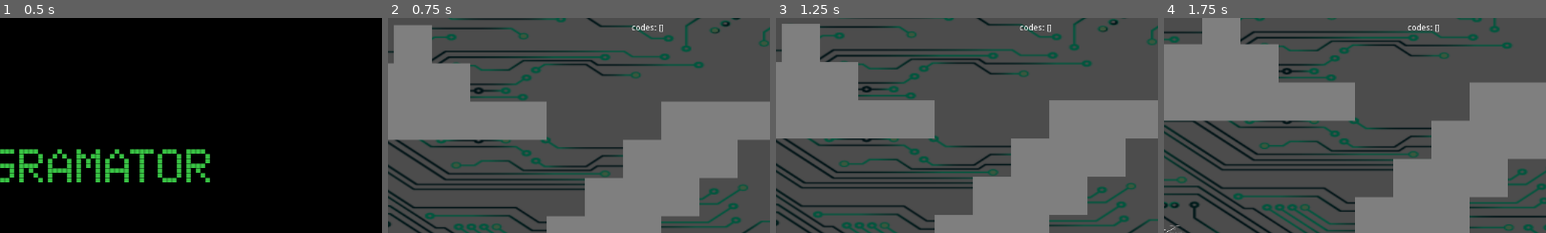
Above: before the commit, frames 1-4 (left to right).
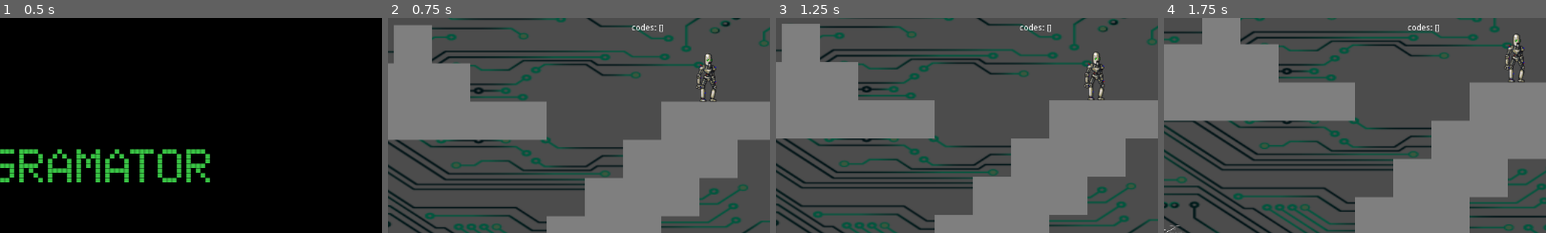
Above: after the commit, the same moments.

Repository: CamilaCintioli/the-progammator
Game: Godot game, scene res://Main.tscn
Same seed, same stepped clock (60 frames per second), same inputs: the game is played once before the commit and once after it.
Inputs (mouse positions are % of the whole screen's width and height, from its top left):
- Up to frame 1 (0.5 s): no input
- Up to frame 2 (0.75 s): click "START" at 0.5 s
- Up to frame 3 (1.25 s): no input
- Up to frame 4 (1.75 s): tap Enter at 1.25 s; move the mouse to (72, 45) at 1.27 s; hold D (move_right) from 1.28 s (still down); tap Space (change) at 1.35 s; tap Up (jump) at 1.52 s
The pictures show only the part of the screen within x 50-100%, y 0-50%; the shares and areas given below are measured in that part.

Frame 1 is identical in both runs. In frame 2, 0.5% of the frame differs, in the area x 80-86%, y 16-40%; in frame 3, 0.5%; in frame 4, 0.5%.

Commit message:
level 2 first robot

Diff:
--- a/Levels/Level1/entities/Proyectile.gd
+++ b/Levels/Level1/entities/Proyectile.gd
@@ -14,7 +14,7 @@
 func initialize(_container, spawn_position:Vector2,
 				 _direction:Vector2, _is_player_projectile):
 	self.container = _container
-	container.add_child(self)
+	_container.add_child(self)
 	global_position = spawn_position
 	self.direction = _direction
 	self.is_player_projectile = _is_player_projectile
@@ -34,7 +34,7 @@
 	_remove()
 
 func _on_Proyectile_body_entered(body):
-	if body.is_in_group("player"):
+	if body.is_in_group("player") or body.is_in_group("programmer") or body.is_in_group("dron"):
 		body.hit()
 	if body.is_in_group("chrom"):
 		if is_player_projectile:
--- a/Levels/Level1/entities/enemies/Chrom.tscn
+++ b/Levels/Level1/entities/enemies/Chrom.tscn
@@ -52,4 +52,5 @@
 [node name="Timer" type="Timer" parent="."]
 wait_time = 4.0
 autostart = true
+
 [connection signal="timeout" from="Timer" to="." method="_on_Timer_timeout"]
--- a/Levels/Level2.gd
+++ b/Levels/Level2.gd
@@ -4,6 +4,7 @@
 onready var dron = $Dron
 onready var portal = $Portal
 onready var codes = $Codes
+onready var robot = $Robot
 var control = true
 
 func _ready():
@@ -11,6 +12,7 @@
 	dron.initialize(self)
 	portal.initialize(self)
 	codes.initialize(self)
+	robot.initialize(self)
 	$DialogBox.visible = false
 
 func change_control():
--- a/Levels/Level2.tscn
+++ b/Levels/Level2.tscn
@@ -11,6 +11,7 @@
 [ext_resource path="res://Levels/Level2/portals/If.gd" type="Script" id=9]
 [ext_resource path="res://Levels/Level2/portals/For.gd" type="Script" id=10]
 [ext_resource path="res://Levels/Level2/portals/While.gd" type="Script" id=11]
+[ext_resource path="res://Levels/Level2/entities/enemies/Robot.tscn" type="PackedScene" id=12]
 
 [sub_resource type="ConvexPolygonShape2D" id=1]
 points = PoolVector2Array( 0, 0, 64, 0, 64, 64, 0, 64 )
@@ -279,6 +280,9 @@
 "_edit_use_anchors_": false
 }
 
+[node name="Robot" parent="." instance=ExtResource( 12 )]
+position = Vector2( 776.403, 279.697 )
+
 [connection signal="body_entered" from="Codes/While" to="Codes" method="_on_While_body_entered"]
 [connection signal="body_entered" from="Codes/For" to="Codes" method="_on_For_body_entered"]
 [connection signal="body_entered" from="Codes/If" to="Codes" method="_on_If_body_entered"]
--- /dev/null
+++ b/Levels/Level2/entities/enemies/Robot.gd
@@ -0,0 +1,49 @@
+extends StaticBody2D
+
+onready var fire_position = $FirePosition
+onready var fire_timer = $FireTimer
+
+export (PackedScene) var projectile_scene
+
+var target
+var container
+
+func _ready():
+	add_to_group("robot")
+
+func initialize(_container):
+	container = _container
+
+func _on_DetectionArea_body_entered(body):
+	if body.is_in_group("programmer") or body.is_in_group("dron"):
+		target = body
+		fire_timer.start()
+
+func _on_DetectionArea_body_exited(body):
+	if body.is_in_group("programmer") or body.is_in_group("dron"):
+		target = null
+		fire_timer.stop()
+
+func _on_HeadArea_body_entered(body):
+	if body.is_in_group("dron"):
+		call_deferred("_remove")
+
+func _on_HitArea_body_entered(body):
+	if body.is_in_group("dron"):
+		call_deferred("_remove")
+
+func _remove():
+	container.remove_child(self)
+	queue_free()
+
+func _on_FireTimer_timeout():
+	fire()
+
+func fire():
+	if target != null:
+		var proj_instance = projectile_scene.instance()
+		proj_instance.initialize(container,
+			fire_position.global_position,
+			fire_position.global_position.direction_to(target.global_position),
+			false)
+		fire_timer.start()
--- /dev/null
+++ b/Levels/Level2/entities/enemies/Robot.tscn
@@ -0,0 +1,64 @@
+[gd_scene load_steps=8 format=2]
+
+[ext_resource path="res://Levels/Level2/entities/enemies/Robot.gd" type="Script" id=1]
+[ext_resource path="res://assets/textures/enemies/robosheet.png" type="Texture" id=2]
+[ext_resource path="res://Levels/Level1/entities/Proyectile.tscn" type="PackedScene" id=3]
+
+[sub_resource type="RectangleShape2D" id=1]
+extents = Vector2( 13.7202, 40.3778 )
+
+[sub_resource type="RectangleShape2D" id=2]
+extents = Vector2( 14.2141, 29.828 )
+
+[sub_resource type="RectangleShape2D" id=3]
+extents = Vector2( 5.33102, 10 )
+
+[sub_resource type="RectangleShape2D" id=4]
+extents = Vector2( 189.664, 150.341 )
+
+[node name="Robot" type="StaticBody2D"]
+script = ExtResource( 1 )
+__meta__ = {
+"_edit_group_": true
+}
+projectile_scene = ExtResource( 3 )
+
+[node name="Sprite" type="Sprite" parent="."]
+texture = ExtResource( 2 )
+hframes = 10
+vframes = 12
+
+[node name="CollisionShape2D" type="CollisionShape2D" parent="."]
+position = Vector2( 4.49493, -0.374573 )
+shape = SubResource( 1 )
+
+[node name="HitArea" type="Area2D" parent="."]
+
+[node name="CollisionShape2D" type="CollisionShape2D" parent="HitArea"]
+position = Vector2( 3.13049, 9.739 )
+shape = SubResource( 2 )
+
+[node name="HeadArea" type="Area2D" parent="."]
+
+[node name="CollisionShape2D" type="CollisionShape2D" parent="HeadArea"]
+position = Vector2( 6.54064, -30.7707 )
+shape = SubResource( 3 )
+
+[node name="DetectionArea" type="Area2D" parent="."]
+
+[node name="CollisionShape2D" type="CollisionShape2D" parent="DetectionArea"]
+position = Vector2( 205.421, -111.113 )
+shape = SubResource( 4 )
+
+[node name="FireTimer" type="Timer" parent="."]
+wait_time = 0.5
+one_shot = true
+
+[node name="FirePosition" type="Position2D" parent="."]
+position = Vector2( 10.0099, -29.5225 )
+
+[connection signal="body_entered" from="HitArea" to="." method="_on_HitArea_body_entered"]
+[connection signal="body_entered" from="HeadArea" to="." method="_on_HeadArea_body_entered"]
+[connection signal="body_entered" from="DetectionArea" to="." method="_on_DetectionArea_body_entered"]
+[connection signal="body_exited" from="DetectionArea" to="." method="_on_DetectionArea_body_exited"]
+[connection signal="timeout" from="FireTimer" to="." method="_on_FireTimer_timeout"]
--- a/Levels/Level2/entities/player/Dron.gd
+++ b/Levels/Level2/entities/player/Dron.gd
@@ -15,7 +15,6 @@
 	container = level_2
 
 func get_input():
-
 	var right := Input.is_action_pressed("move_right")
 	var left := Input.is_action_pressed("move_left")
 	velocity.x += lerp(float(right) - float(left), 0.2, 0.2) * speed
@@ -29,3 +28,10 @@
 	if !container.control:
 		get_input()
 	velocity = move_and_slide(velocity, Vector2.ZERO)
+
+func _remove():
+	get_parent().remove_child(self)
+	queue_free()
+
+func hit():
+	call_deferred("_remove")
--- a/Levels/Level2/entities/player/Programmer.gd
+++ b/Levels/Level2/entities/player/Programmer.gd
@@ -44,3 +44,11 @@
 		velocity = Vector2.ZERO
 	velocity.y += gravity
 	velocity = move_and_slide(velocity, FLOOR_NORMAL)
+
+func _remove():
+	get_parent().remove_child(self)
+	queue_free()
+
+func hit():
+	call_deferred("_remove")
+	container.change_control()
Not shown: 1 places in Levels/Level2.tscn that only renumber resources
Binary file added: assets/textures/enemies/robosheet.png
Not shown, added: assets/textures/enemies/robosheet.png.import
